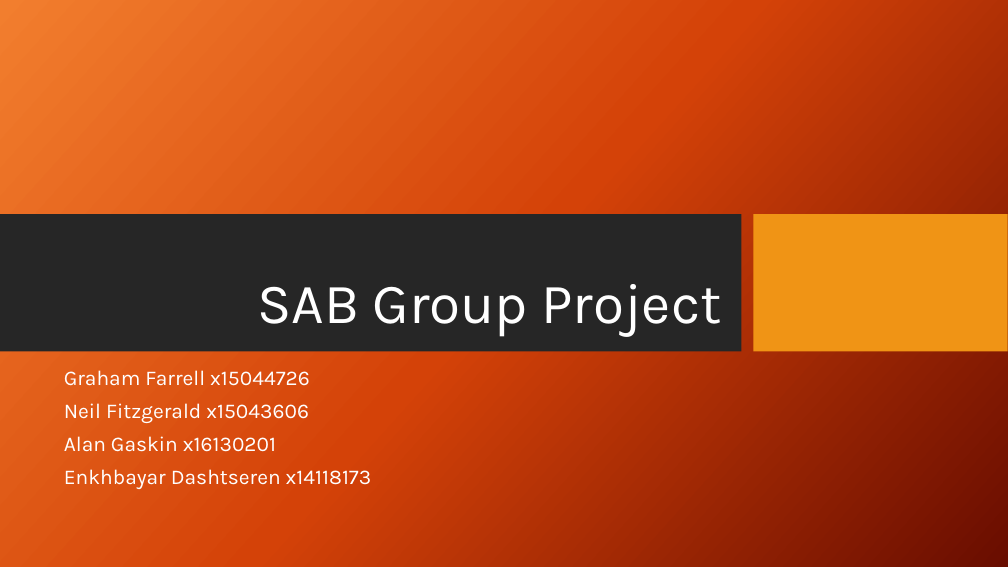
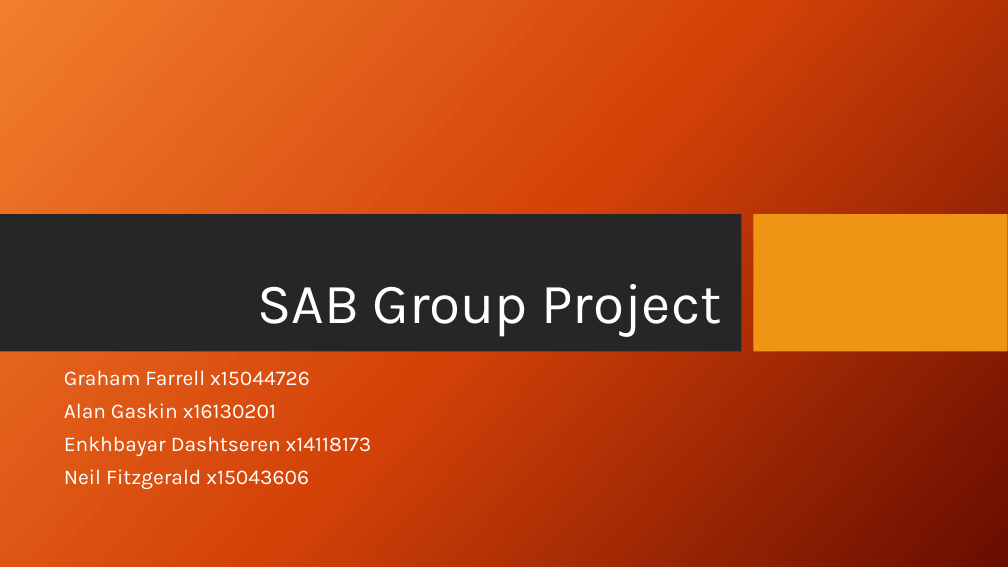
Before and after one commit to GrahamFarrell1984/SAB_Project, a slide deck: slide 1 of Presentation/SAB_Group_Presentation.pptx. Drawn at 1008x567 pixels with LibreOffice and Linux fonts; fonts in the diff are those of the drawing; background and template pictures are left out. Boxes give left, top, right and bottom in pixels: in the first picture for what was removed or moved away, otherwise in the second. Text is boxed around its words. In the diff, an @@ line names an element or a change of style, - is before the commit and + after.

```diff
--- a/Presentation/SAB_Group_Presentation.pptx
+++ b/Presentation/SAB_Group_Presentation.pptx
@@ subtitle at (64, 403, 309, 423): paragraph removed @@
-Neil Fitzgerald x15043606
@@ subtitle at (64, 469, 309, 489): paragraph added @@
+Neil Fitzgerald x15043606
```
Also in this commit, not shown: 3 other slides changed, 9 other files.
